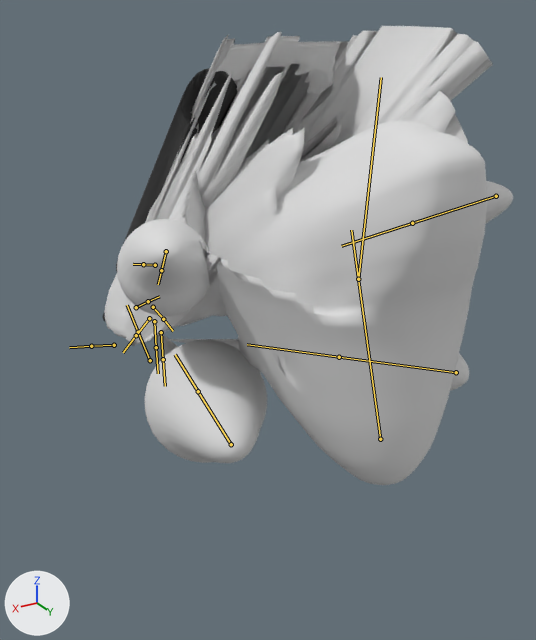
The FBX model Assets/Resources/PhotonPrefabs/TMPBlender/Blobus.fbx, before and after one commit.
One viewpoint serves both versions: a camera (50 mm lens) standing at (2.66, 3.41, 5.39) and looking at (-0.29, -1.52, 2.93). Lighting does not change. The marker at lower left points along +X, +Y and +Z. Both versions are drawn at frame 7 of the action 'Armature|Melee3'; the numbers are the values there. The bones that bend it are drawn over the model as lines.
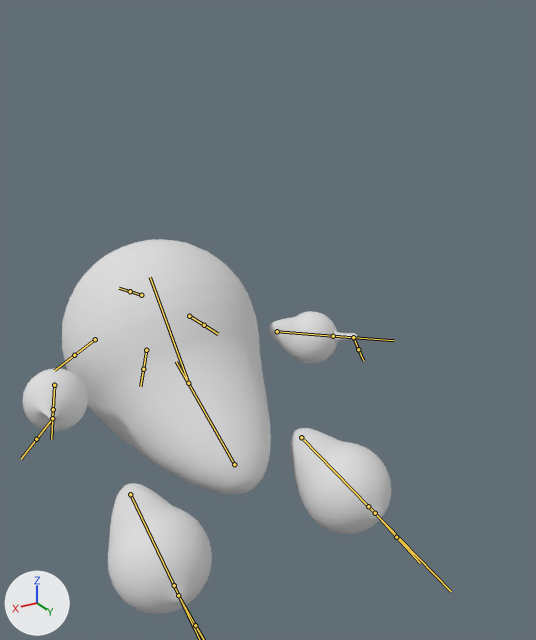
Where the change shows, as pixel boxes (x1, y1, x2, y2) in the pictures (536 x 640 px):
'Sphere', posed (10% narrower, 18% shorter): before (102, 26, 513, 485); after (23, 239, 391, 614)
bone 'Bone', root to tip: before (380, 439) to (351, 230); after (234, 464) to (176, 361)
bone 'Bone.002', root to tip: before (150, 360) to (138, 332); after (141, 295) to (130, 291)
bone 'Bone.004', root to tip: before (155, 265) to (143, 264); after (146, 350) to (143, 369)
bone 'Bone.003', root to tip: before (136, 307) to (148, 301); after (189, 316) to (204, 325)
bone 'Bone.005', root to tip: before (114, 345) to (91, 346); after (95, 339) to (74, 355)
bone 'Bone.006', root to tip: before (166, 251) to (161, 270); after (54, 385) to (53, 409)
bone 'Bone.007', root to tip: before (496, 196) to (412, 223); after (277, 331) to (333, 336)
bone 'Bone.010', root to tip: before (456, 372) to (339, 357); after (301, 437) to (368, 506)
bone 'Bone.011', root to tip: before (231, 444) to (198, 391); after (130, 494) to (174, 585)
bone 'Bone.008', root to tip: before (153, 307) to (163, 319); after (353, 337) to (358, 349)
bone 'Bone.009', root to tip: before (149, 318) to (136, 335); after (52, 418) to (36, 439)
bone 'Bone.012', root to tip: before (154, 321) to (156, 347); after (178, 595) to (195, 625)
bone 'Bone.013', root to tip: before (161, 332) to (163, 359); after (375, 513) to (396, 537)

The edits, one by one:
Bone 'Bone' (bone_bone) moves from (0.0, 1.798, -0.385) to (0.0, 1.109, 1.879).
Bone 'Bone' (bone_bone) turns from (0, 0, 0) to (49, 0, 0) degrees about its own x, y and z.
Bone 'Bone.002' (bone_bone_002) moves from (0.061, 0.563, 4.439) to (0.0, 0.0, 0.0).
Bone 'Bone.004' (bone_bone_004) moves from (0.0, 2.839, 0.931) to (0.0, 0.0, 0.0).
Bone 'Bone.003' (bone_bone_003) moves from (-2.412, 2.24, 2.463) to (0.0, 0.0, 0.0).
Bone 'Bone.005' (bone_bone_005) moves from (2.936, 2.503, 2.613) to (0.0, 0.0, 0.0).
Bone 'Bone.006' (bone_bone_006) turns from (59, 3, -5) to (-53, -15, -30) degrees about its own x, y and z.
Bone 'Bone.007' (bone_bone_007) turns from (68, -4, 6) to (-52, 11, 22) degrees about its own x, y and z.
Bone 'Bone.010' (bone_bone_010) turns from (-17, 10, 60) to (2, 1, -45) degrees about its own x, y and z.
Bone 'Bone.011' (bone_bone_011) turns from (-15, -9, -62) to (3, -1, 45) degrees about its own x, y and z.
Bone 'Bone.008' (bone_bone_008) moves from (0.834, -0.405, 3.59) to (1.169, 0.268, 1.637).
Bone 'Bone.009' (bone_bone_009) moves from (-0.879, -0.176, 3.533) to (-1.115, 0.226, 1.661).
Bone 'Bone.012' (bone_bone_012) moves from (3.153, -2.28, -0.848) to (0.697, -1.091, 0.072).
Bone 'Bone.012' (bone_bone_012) turns from (0, 0, 0) to (0, 0, 81) degrees about its own x, y and z.
Bone 'Bone.013' (bone_bone_013) moves from (-2.996, -2.223, -0.947) to (-0.704, -1.096, 0.047).
Bone 'Bone.013' (bone_bone_013) turns from (0, 0, 0) to (1, -1, -79) degrees about its own x, y and z.
